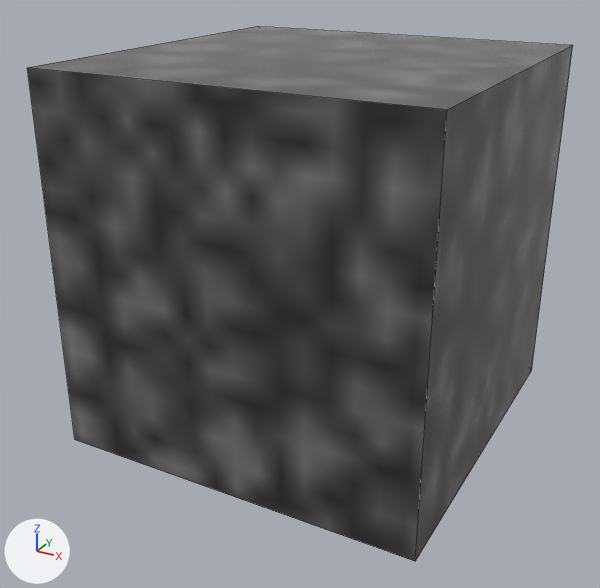
Before and after pictures for a commit that changed the Blender file mods/default/models/default_furnace.blend.
Both versions are drawn from a 50 mm camera at (0.978, -1.901, 0.788) aimed at (-0.026, -0.076, -0.124). The lights are fixed; the arrows at lower left show +X, +Y and +Z. Mesh edges are drawn as thin lines.

The older version as bpy lines, for what is in view:
```python
mat_fire = principled_material('Fire')
mat_fire.texture = img_default_wood_png
mat_fire.roughness = 0.0
me_cube_003 = bpy.data.meshes.new('Cube.003')
me_cube_003.from_pydata(...)  # 38 vertices, 29 faces; spans x -1.0..1.0, y -1.0..1.0, z -1.0..1.0
# faces by material slot: [28, 1]
me_cube_003.materials.append(mat_stone)  # picture img_default_cobble_png_001
me_cube_003.materials.append(mat_fire)  # picture img_default_wood_png
ob_cube = bpy.data.objects.new('Cube', me_cube_003)
ob_cube.location = (0.0, 0.0, 0.0)
ob_cube.rotation_euler = (0.0, 0.0, 1.571)  # degrees (0, 0, 90)
ob_cube.scale = (0.5, 0.5, 0.5)
```
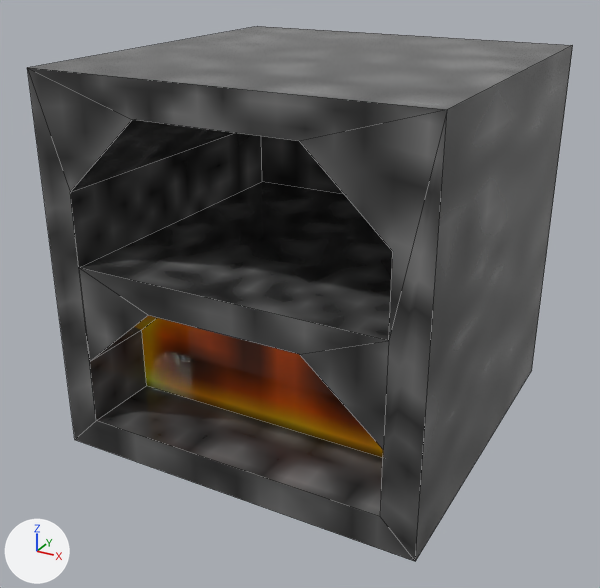
Pixel boxes (x1, y1, x2, y2) of what changed, in the pictures (600 x 588 px):
'Cube', turned: (27, 26, 573, 561) in both

The change, as a list of edits to the scene's bpy script:
```text
Add img_default_fire_png:
    img_default_fire_png = load_image('default_fire.png', '_unpacked/default_fire.png', 16, 16, 'sRGB')
Change mat_fire:
    mat_fire.texture: img_default_wood_png -> img_default_fire_png
Change ob_cube:
    ob_cube.rotation_euler: (0.0, 0.0, 1.571) -> (0.0, 0.0, 4.712)  # degrees (0, 0, 90) -> degrees (0, 0, 270)
```
